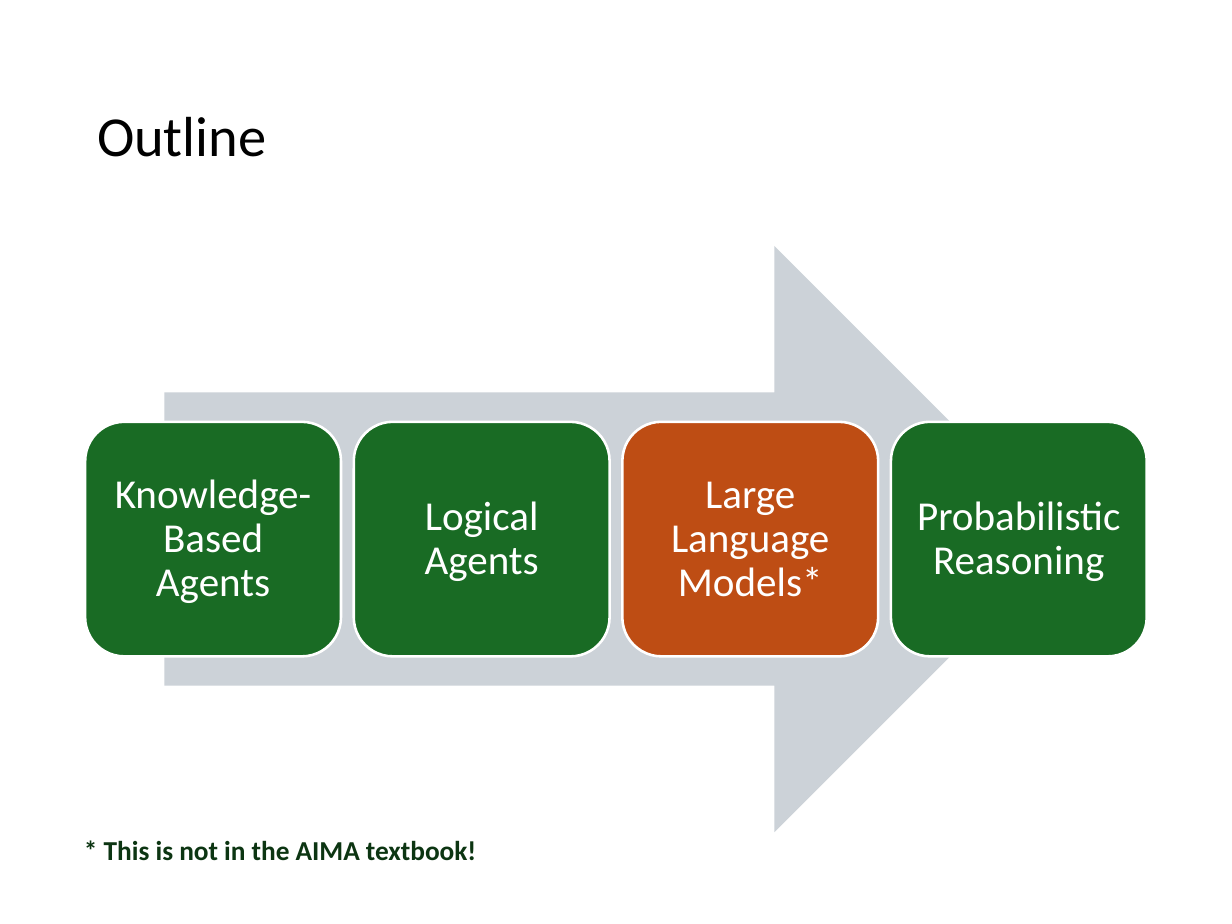
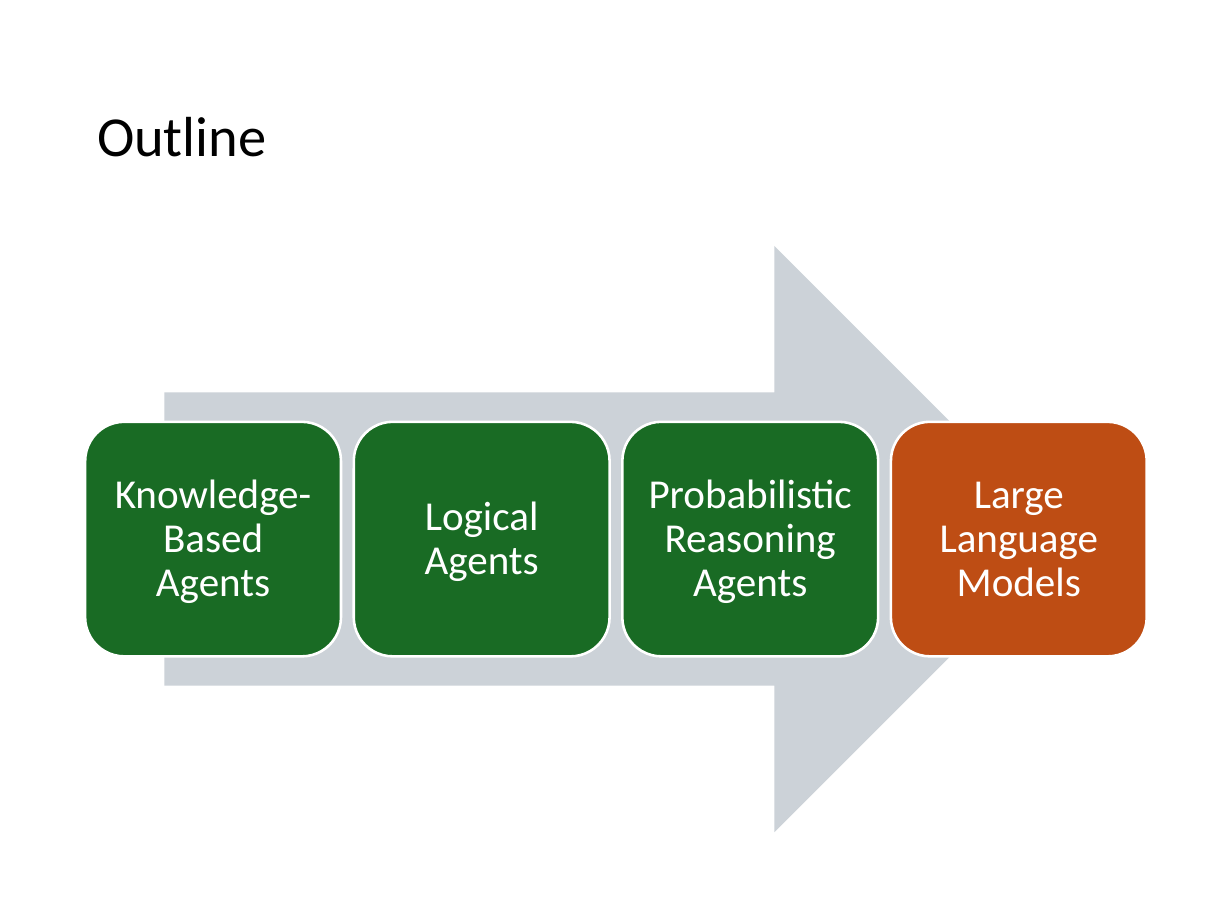
Before and after one commit to mhahsler/CS7320-AI, a slide deck: slide 11 of slides/07_knowledge-based.pptx (slide 9 before the commit). Drawn at 1232x924 pixels with LibreOffice and Linux fonts; fonts in the diff are those of the drawing. Boxes give left, top, right and bottom in pixels: in the first picture for what was removed or moved away, otherwise in the second. Text is boxed around its words. In the diff, an @@ line names an element or a change of style, - is before the commit and + after.

```diff
--- a/slides/07_knowledge-based.pptx
+++ b/slides/07_knowledge-based.pptx
@@ rounded rectangle at [622,421,878,655]: fill #BE4D14 to #196B24 @@
@@ rounded rectangle at [891,421,1147,655]: fill #196B24 to #BE4D14 @@
@@ text at [649,479,852,603]: text changed @@
-Probabilistic Reasoning
+Probabilistic Reasoning Agents
@@ text at [940,481,1098,597]: text changed @@
-Large Language Models*
+Large Language Models
@@ text removed at [104,840,476,861] @@
-* This is not in the AIMA textbook!
```
Also in this commit, not shown: 5 other slides changed, 19 other files.
